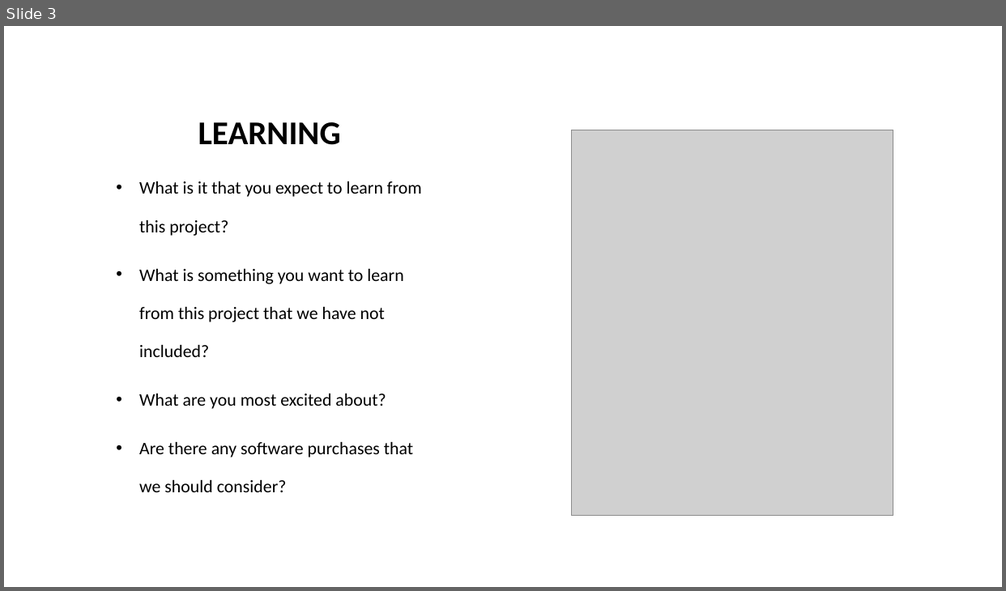
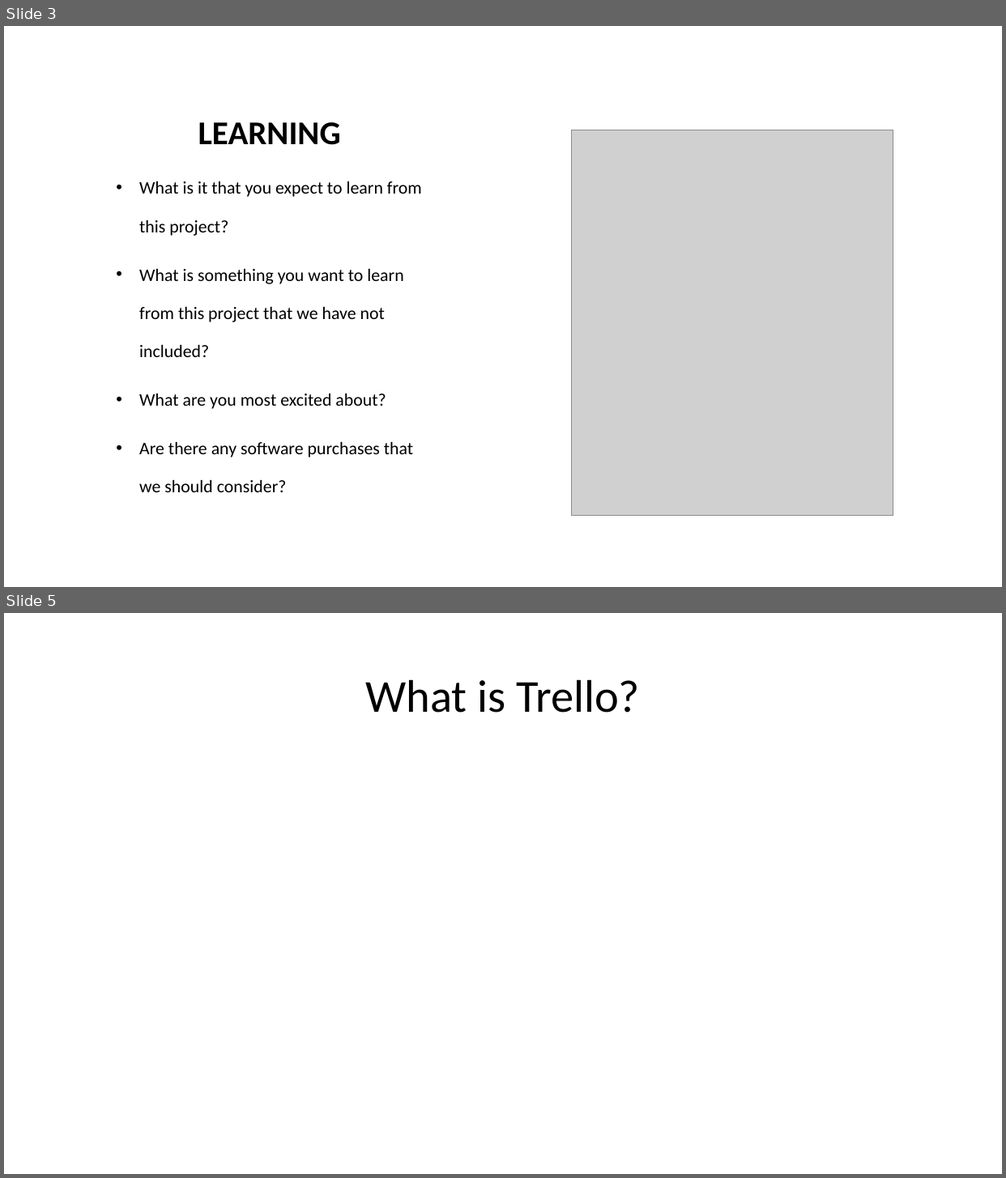
Before and after one commit to jorrtayl/Group-Project, a slide deck: Group Project.pptx. Shown one above the other, each under a label of ours: slide 3 before the commit, slides 3 and 5 after it; the slides between them are not shown. The pictures are 1006x591 and 1006x1178 pixels, drawn with LibreOffice and Linux fonts; fonts in the diff are those of the drawing; grey boxes stand for pictures. Boxes give left, top, right and bottom in pixels: in the first picture for what was removed or moved away, otherwise in the second. Text is boxed around its words. In the diff, an @@ line names an element or a change of style, - is before the commit and + after.

```diff
--- a/Group Project.pptx
+++ b/Group Project.pptx
@@ slide 5 added at (x1=4, y1=613, x2=1002, y2=1174), background #FFFFFF @@
@@ title added at (x1=365, y1=679, x2=640, y2=713), 44 pt, text #000000 @@
+What is Trello?
```
Also in this commit, not shown: 1 slide changed, 2 other slides added, 28 other files.
